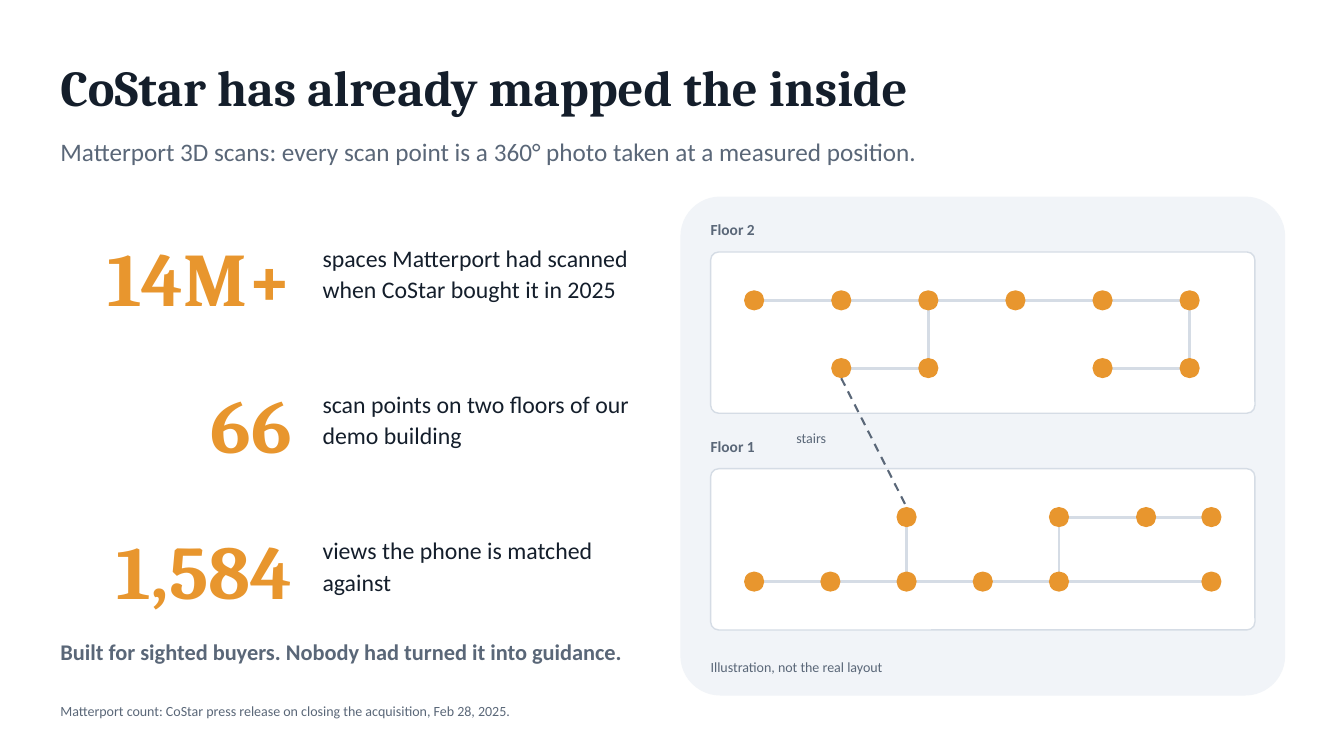
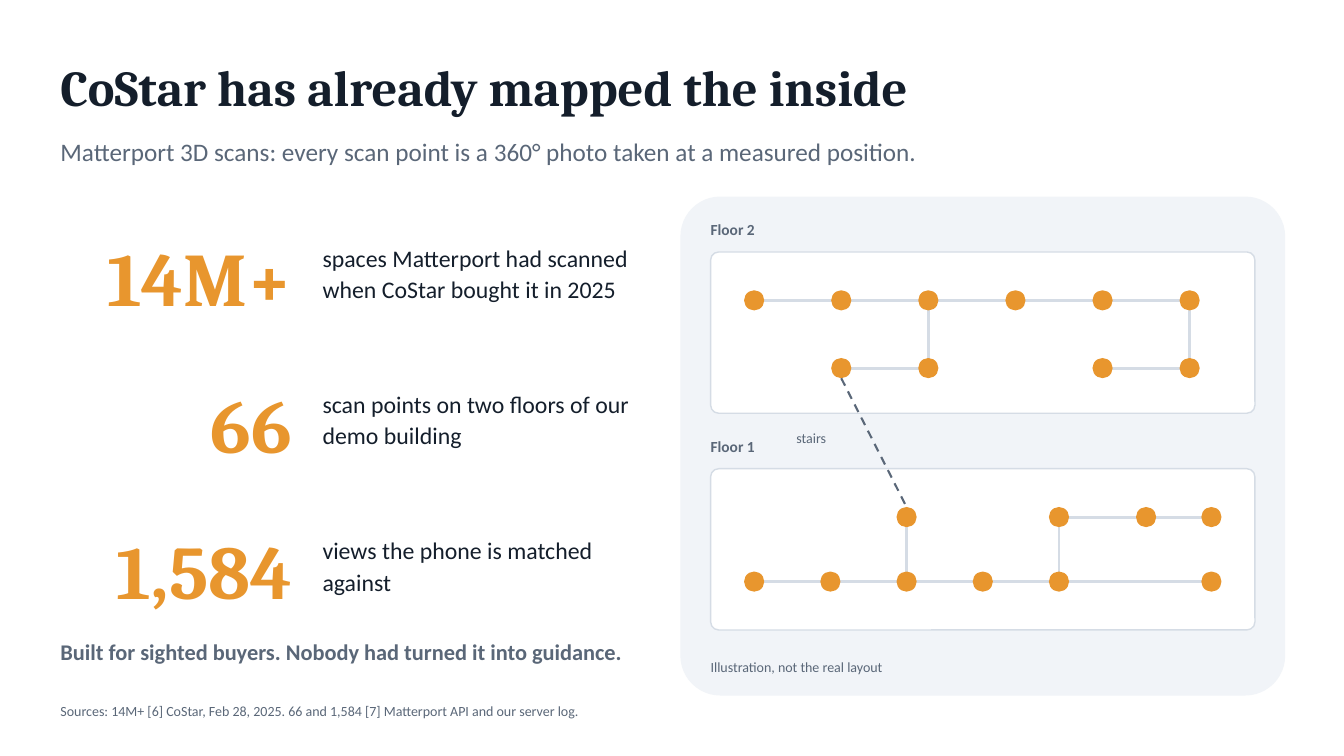
Before and after one commit to epicgdog/blindsight, a slide deck: slide 5 of slides/blindsight.pptx. Drawn at 1344x756 pixels with LibreOffice and Linux fonts; fonts in the diff are those of the drawing. Boxes give left, top, right and bottom in pixels: in the first picture for what was removed or moved away, otherwise in the second. Text is boxed around its words. In the diff, an @@ line names an element or a change of style, - is before the commit and + after.

Commit message:
slides: sources slide, citations and closing tagline

```diff
--- a/slides/blindsight.pptx
+++ b/slides/blindsight.pptx
@@ text at (x1=60, y1=706, x2=579, y2=719): text changed @@
-Matterport count: CoStar press release on closing the acquisition, Feb 28, 2025.
+Sources: 14M+ [6] CoStar, Feb 28, 2025. 66 and 1,584 [7] Matterport API and our server log.
```
Also in this commit, not shown: 3 other slides changed, 1 slide added, 4 other files.
